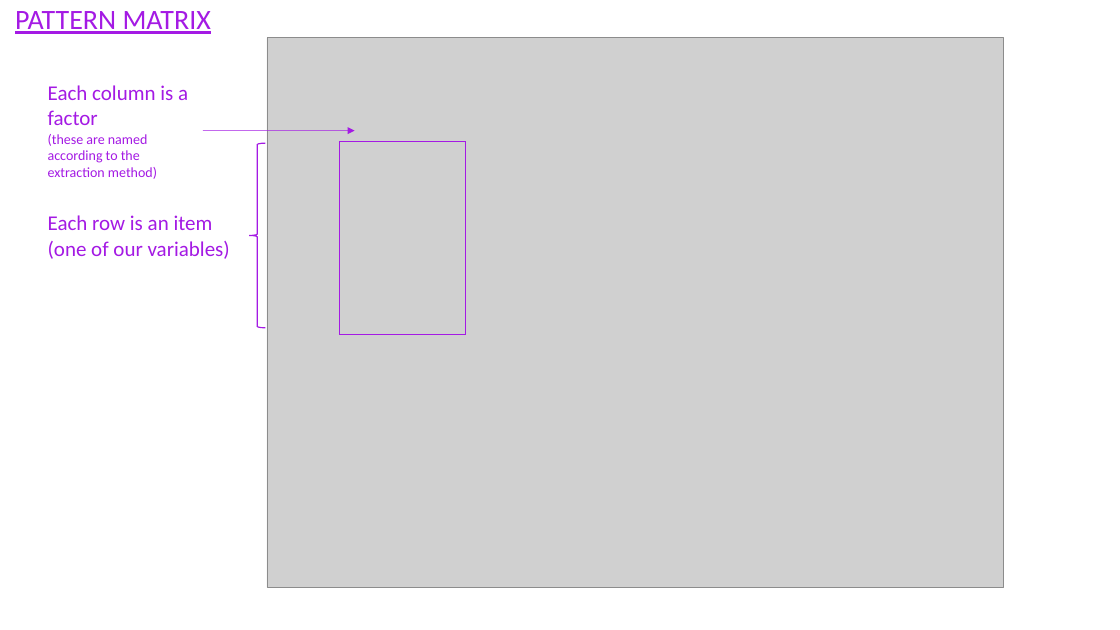
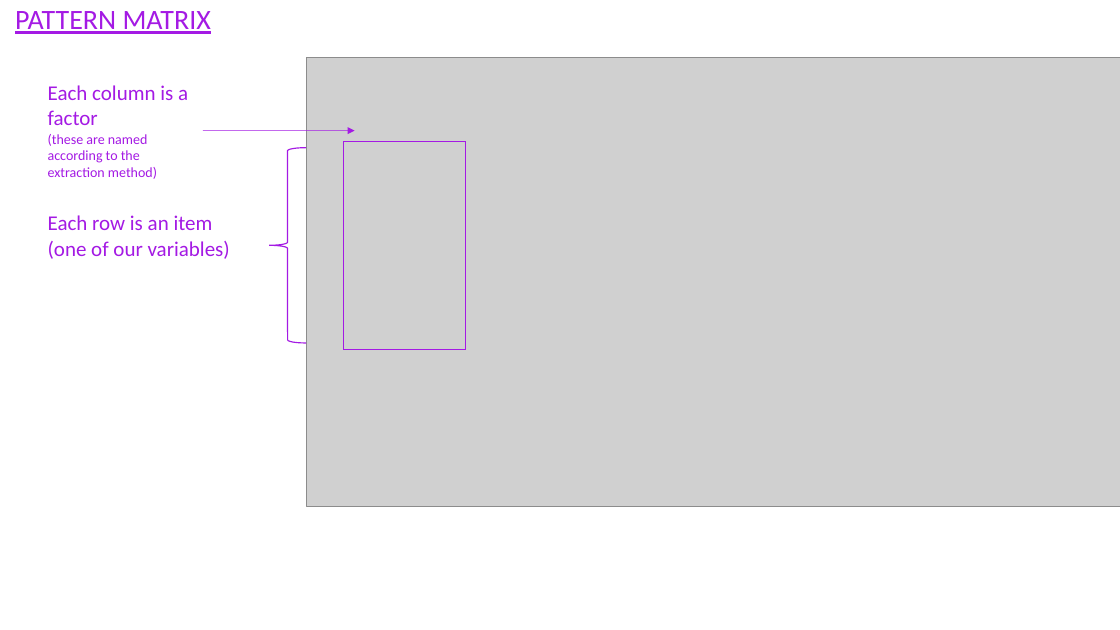
Before and after one commit to uoepsy/dapr3, a slide deck: slide 1 of dapr3_lectures/block2_fa/img_sandbox/efa_output.pptx. Drawn at 1120x630 pixels with LibreOffice and Linux fonts; fonts in the diff are those of the drawing; grey boxes stand for pictures. Boxes give left, top, right and bottom in pixels: in the first picture for what was removed or moved away, otherwise in the second. Text is boxed around its words. In the diff, an @@ line names an element or a change of style, - is before the commit and + after.

```diff
--- a/dapr3_lectures/block2_fa/img_sandbox/efa_output.pptx
+++ b/dapr3_lectures/block2_fa/img_sandbox/efa_output.pptx
@@ picture: place and size @@
-picture at (267,38,1004,587)
+picture at (306,57,1120,506)
@@ left brace: place and size @@
-left brace at (250,144,266,329)
+left brace at (269,148,306,344)
@@ rectangle: place and size @@
-rectangle at (339,141,466,335)
+rectangle at (344,141,465,350)
```
Also in this commit, not shown: 5 slides added, 35 other files.
